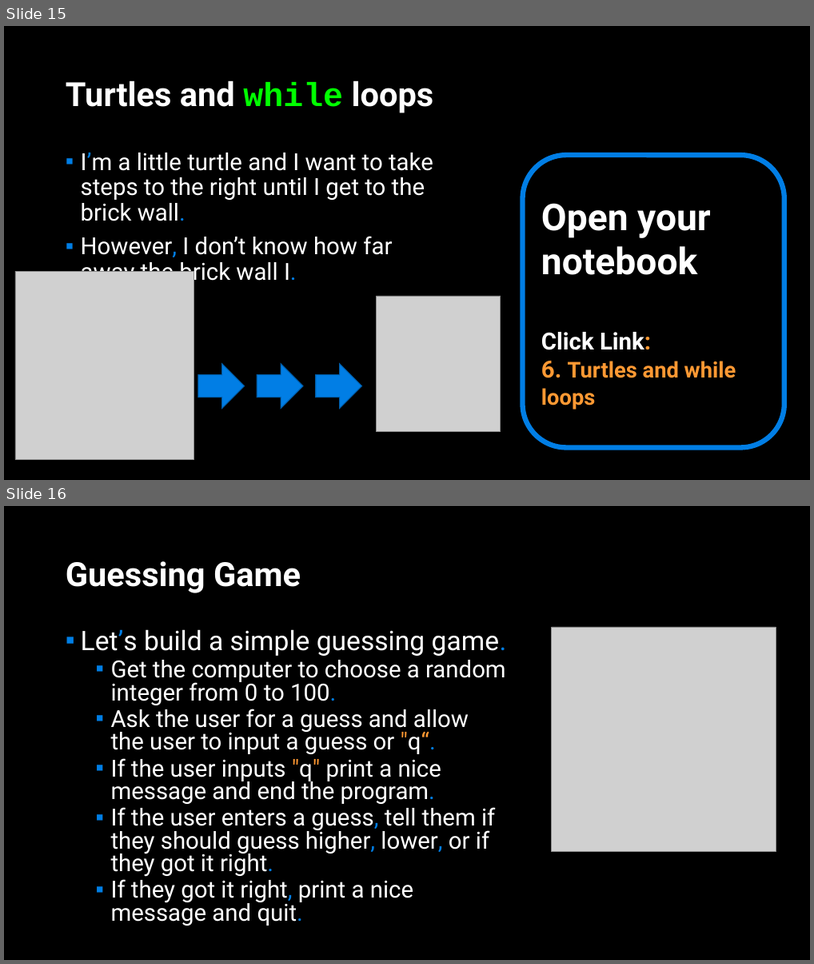
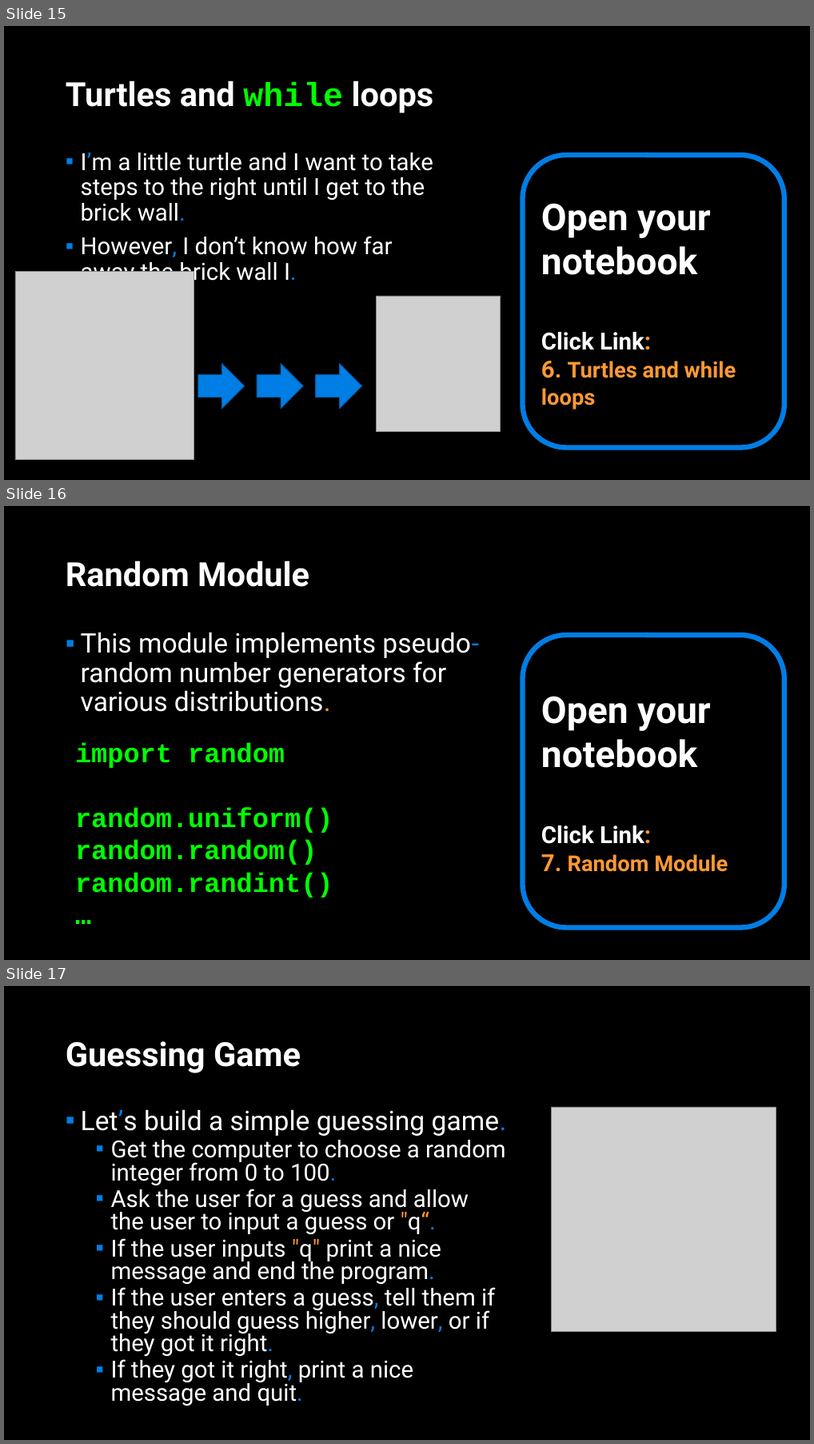
Before and after one commit to APS106/APS106-winter-2022-material, a slide deck: lectures/week4/lecture1/slides/week4_lecture1.pptx. Shown one above the other, each under a label of ours: slides 15 and 16 before the commit, slides 15, 16 and 17 after it. The pictures are 814x964 and 814x1444 pixels, drawn with LibreOffice and Linux fonts; fonts in the diff are those of the drawing; grey boxes stand for pictures; background and template pictures are left out. Boxes give left, top, right and bottom in pixels: in the first picture for what was removed or moved away, otherwise in the second. Text is boxed around its words. In the diff, an @@ line names an element or a change of style, - is before the commit and + after.

```diff
--- a/lectures/week4/lecture1/slides/week4_lecture1.pptx
+++ b/lectures/week4/lecture1/slides/week4_lecture1.pptx
@@ slide 16 added at <box>4,506,810,960</box>, background picture (left out) @@
@@ title added at <box>66,560,310,587</box>, 39.6 pt, text #FFFFFF, bold @@
+Random Module
@@ text added at <box>81,632,479,712</box>, 32 pt, text #FFFFFF @@
+▪ This module implements pseudo-random number generators for various distributions.
@@ rounded rectangle added at <box>523,635,785,927</box>, outline #017EE5 6 pt, 44 pt, text #FFFFFF, bold @@
+Open your notebook
+Click Link:
+7. Random Module
@@ text added at <box>75,743,334,897</box>, 32 pt, text #00FF00, bold @@
+import random
+random.uniform()
+random.random()
+random.randint()
+…
@@ what was slide 16 is now slide 17 @@
```
Also in this commit, not shown: 1 slide changed, 2 other slides added, 5 other files.
